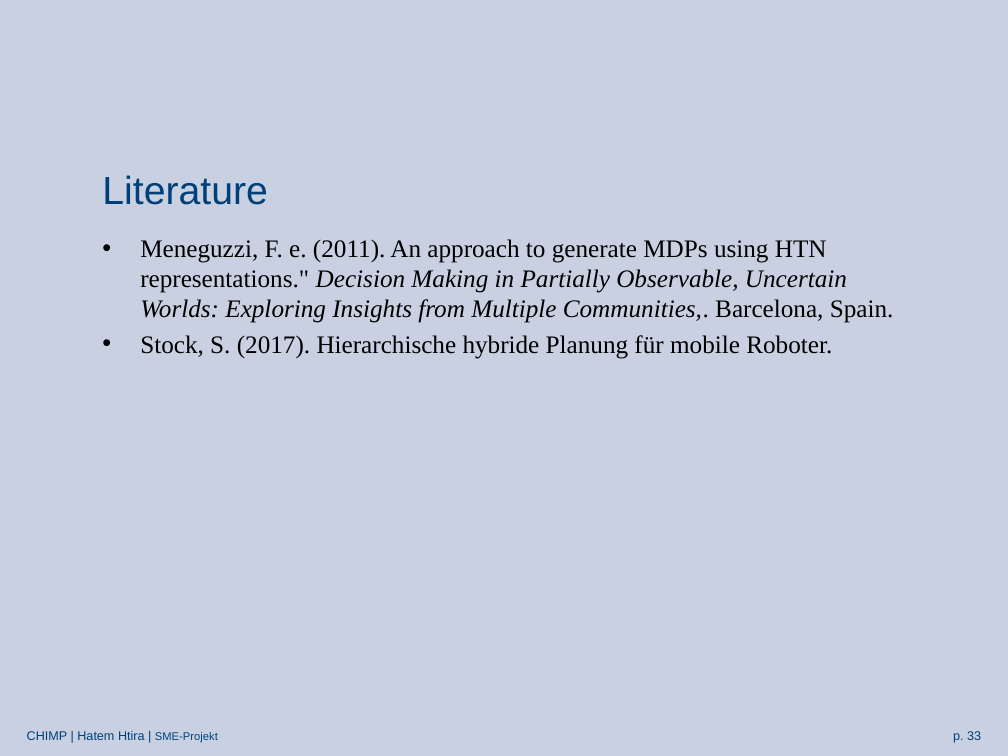
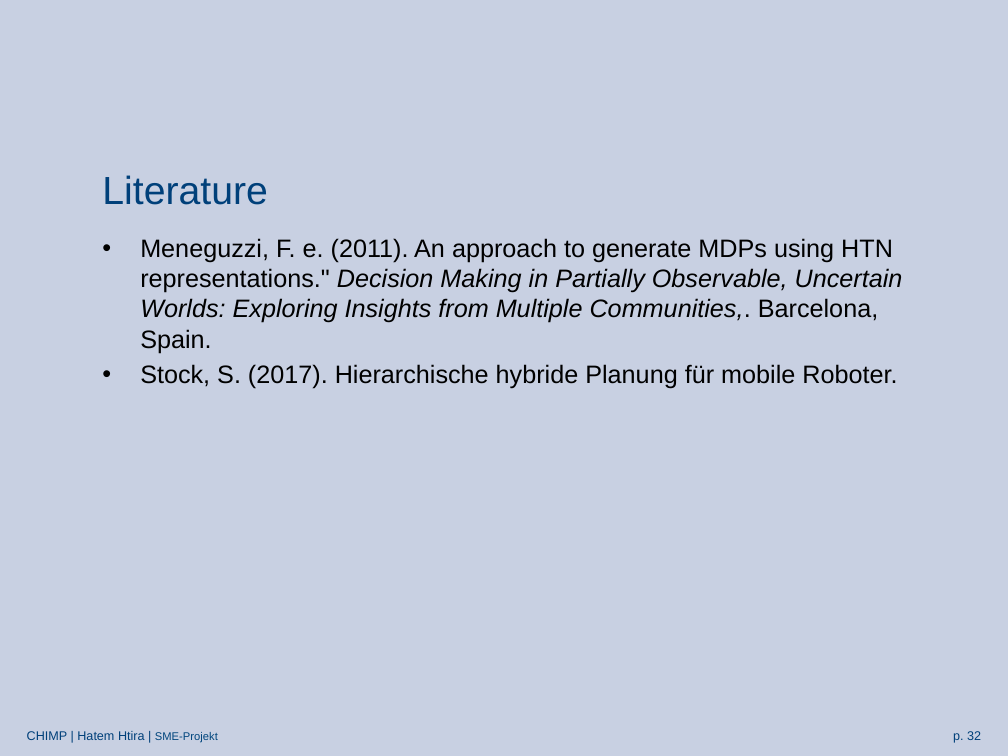
Before and after one commit to htiraHatem/CHIMP_MDP, a slide deck: slide 32 of HTN2MDP presentation.pptx (slide 33 before the commit). Drawn at 1008x756 pixels with LibreOffice and Linux fonts; fonts in the diff are those of the drawing; background and template pictures are left out. Boxes give left, top, right and bottom in pixels: in the first picture for what was removed or moved away, otherwise in the second. Text is boxed around its words. In the diff, an @@ line names an element or a change of style, - is before the commit and + after.

```diff
--- a/HTN2MDP presentation.pptx
+++ b/HTN2MDP presentation.pptx
@@ text "Meneguzzi, F. e. (2011). An ..." at bbox=[140, 238, 903, 389]: font Times New Roman to Arial @@
@@ page number at bbox=[953, 731, 981, 743]: text changed @@
-p. 33
+p. 32
```
Also in this commit, not shown: 14 other slides changed, 1 slide removed.
